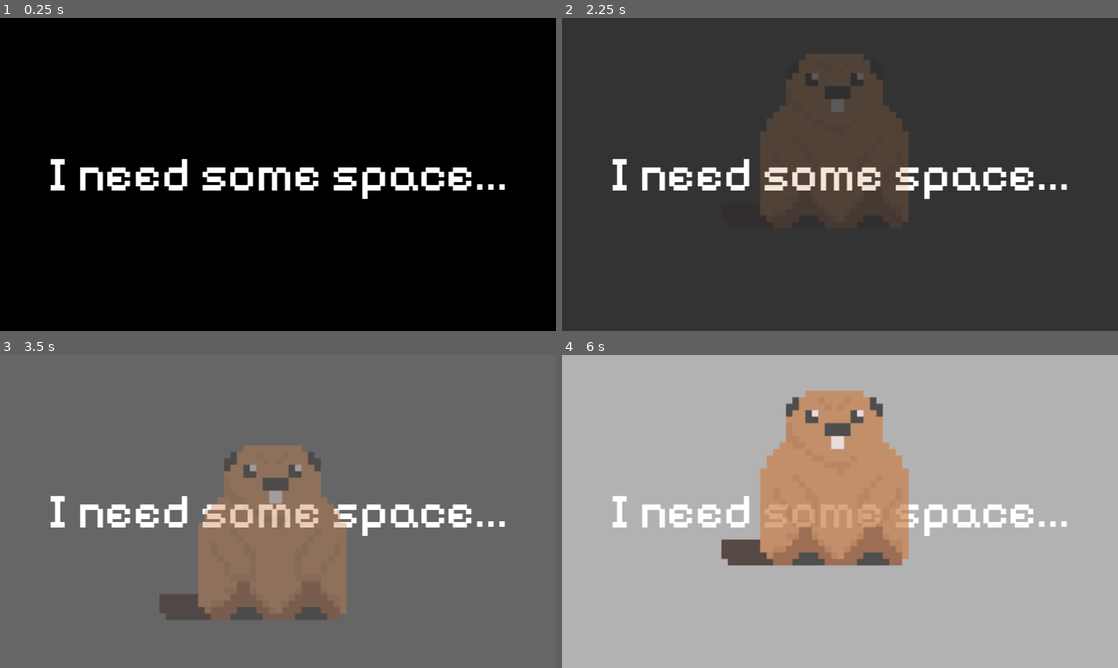
Above: before the commit, frames 1-4 (two rows, left to right).
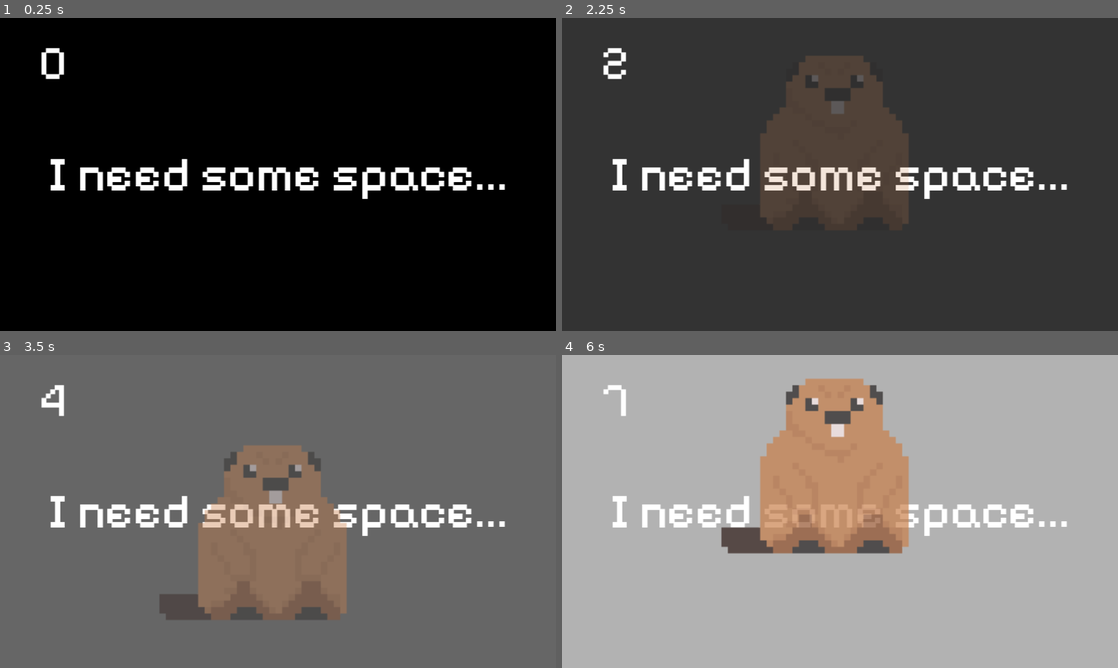
Above: after the commit, the same moments.

Repository: Janakanty/Bober
Game: Godot game, scene res://Src/Main/main.tscn
Same seed, same stepped clock (60 frames per second), same inputs: the game is played once before the commit and once after it. Sound files missing from this copy of the repository are replaced by a short silence.
Inputs:
- Up to frame 1 (0.25 s): no input
- Up to frame 2 (2.25 s): tap Enter at 0.5, 2 s; tap Space (Space) at 0.6, 1.25, 1.35, 2.1 s
- Up to frame 3 (3.5 s): tap Space (Space) at 2.75, 2.85 s
- Up to frame 4 (6 s): tap Enter at 3.5 s; tap Space (Space) at 3.6, 4.25, 4.35, 5.1, 5.85 s

The runs differ from the first frame. In frame 1, 0.2% of the frame differs, in the area x 7-12%, y 9-20%; in frame 2, 0.4%; in frame 3, 0.2%; in frame 4, 5.2%, in the area x 7-63%, y 7-68%.

Commit message:
music start

Diff:
--- /dev/null
+++ b/Audio/ABGM/start_level1.tscn
@@ -0,0 +1,12 @@
+[gd_scene load_steps=4 format=3 uid="uid://e1w6vw48vjlc"]
+
+[ext_resource type="Script" path="res://addons/AdaptiSound/Nodes/ParallelTrack/ParallelTrack.gd" id="1_kle7x"]
+[ext_resource type="Script" path="res://addons/AdaptiSound/Nodes/ParallelTrack/ParallelLayer.gd" id="2_vwvxs"]
+[ext_resource type="AudioStream" uid="uid://wwaybsv5urfq" path="res://Audio/BGM/level1/start.wav" id="3_jnxsw"]
+
+[node name="StartLevel1" type="Node"]
+script = ExtResource("1_kle7x")
+
+[node name="ParallelLayer" type="Node" parent="."]
+script = ExtResource("2_vwvxs")
+audio_streams = Array[AudioStream]([ExtResource("3_jnxsw")])
--- a/Src/Bober/bober.gd
+++ b/Src/Bober/bober.gd
@@ -13,6 +13,7 @@
 
 func jump():
 	if Input.is_action_just_pressed("Space") and in_the_middle_of_the_jump == false:
+		rand_jump_high()
 		in_the_middle_of_the_jump = true
 		if tween:
 			tween.kill()
@@ -34,3 +35,8 @@
 func actualization_progress():
 	get_parent().counter += 1
 	get_parent().step_in_actual_level()
+
+func rand_jump_high():
+	var rng = RandomNumberGenerator.new()
+	rng.randomize()
+	jump_high = rng.randi_range(-40,-80)
--- a/Src/Levels/Level1/level1.gd
+++ b/Src/Levels/Level1/level1.gd
@@ -1,6 +1,9 @@
 extends Control
 
+@onready var main = get_parent()
 @onready var bober = get_node("../Bober")
+var track = AudioManager.get_audio_track("level1")
+
 
 var tween_color: Tween
 var tween_color_bober: Tween
@@ -19,9 +22,11 @@
 		2:
 			tween_color_change(Color(1,1,1,0.2))
 			tween_color_bober_change(Color(1,1,1,0.2))
+			AudioManager.play_music("start_level1")
 		3:
 			tween_color_change(Color(1,1,1,0.3))
 			tween_color_bober_change(Color(1,1,1,0.3))
+
 		4:
 			tween_color_change(Color(1,1,1,0.4))
 			tween_color_bober_change(Color(1,1,1,0.4))
@@ -44,10 +49,31 @@
 			tween_color_change(Color(1,1,1,1))
 			tween_color_bober_change(Color(1,1,1,1))
 			AudioManager.play_music("level1")
+			AudioManager.mute_layer("level1", ["melody"], false, 0.5)
 		11:
-			pass
+			AudioManager.mute_layer("level1", ["kick"], false, 0.5)
 		12:
 			pass
+		13:
+			pass
+		14:
+			pass
+		15:
+			pass
+		16:
+			pass
+		17:
+			pass
+		18:
+			pass
+		19:
+			pass
+		20:
+			pass
+	counter_actualization()
+
+func counter_actualization():
+	$Counter.text = str(main.counter)
 
 func tween_color_change(color):
 	if tween_color:
--- a/Src/Levels/Level1/level1.tscn
+++ b/Src/Levels/Level1/level1.tscn
@@ -1,10 +1,15 @@
-[gd_scene load_steps=4 format=3 uid="uid://dyfyqatujs3ru"]
+[gd_scene load_steps=6 format=3 uid="uid://dyfyqatujs3ru"]
 
 [ext_resource type="Script" path="res://Src/Levels/Level1/level1.gd" id="1_nn46f"]
 [ext_resource type="FontFile" uid="uid://b60px2ei7ri4q" path="res://Fonts/static/PixelifySans-Medium.ttf" id="2_pfd31"]
+[ext_resource type="FontFile" uid="uid://ddyomuokba3cl" path="res://Fonts/static/PixelifySans-Regular.ttf" id="3_nsnua"]
 
 [sub_resource type="LabelSettings" id="LabelSettings_8460e"]
 font = ExtResource("2_pfd31")
+font_size = 100
+
+[sub_resource type="LabelSettings" id="LabelSettings_ypocg"]
+font = ExtResource("3_nsnua")
 font_size = 100
 
 [node name="Level1" type="Control"]
@@ -36,3 +41,19 @@
 label_settings = SubResource("LabelSettings_8460e")
 horizontal_alignment = 1
 vertical_alignment = 1
+
+[node name="Counter" type="Label" parent="."]
+layout_mode = 1
+anchors_preset = -1
+anchor_left = 0.026
+anchor_top = 0.049
+anchor_right = 0.164
+anchor_bottom = 0.239
+offset_left = 0.0480003
+offset_top = 0.247999
+offset_right = 0.071991
+offset_bottom = 0.127991
+text = "1"
+label_settings = SubResource("LabelSettings_ypocg")
+horizontal_alignment = 1
+vertical_alignment = 1
Not shown, added: Audio/BGM/level1/start.wav.import
Not shown, added: Audio/BGM/level1/start.wav
